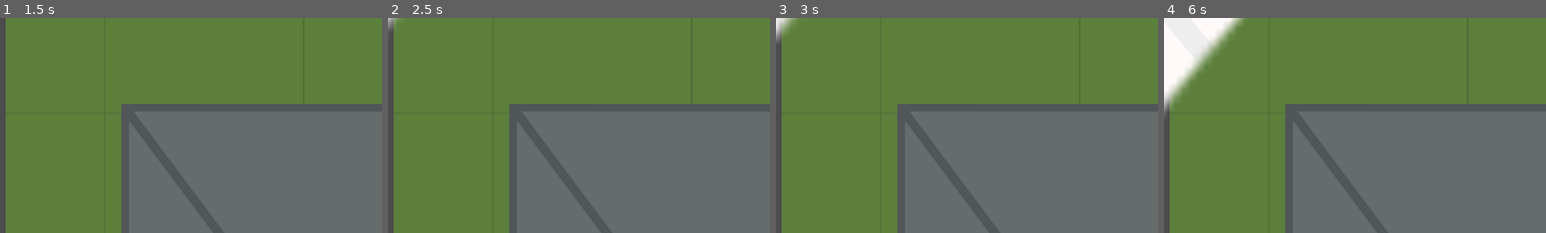
Above: before the commit, frames 1-4 (left to right).
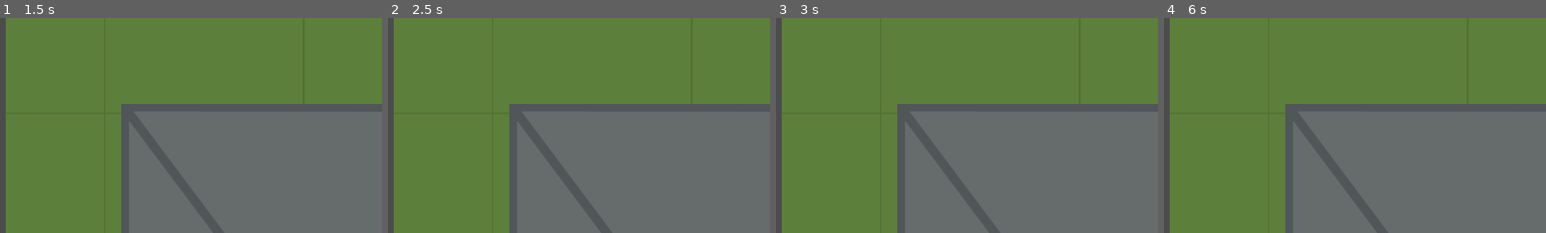
Above: after the commit, the same moments.

Repository: michalbie/Spinningeddon
Game: Godot game, scene res://Maps/BattleRoyaleMap/BattleRoyaleMap.tscn
Same seed, same stepped clock (60 frames per second), same inputs: the game is played once before the commit and once after it. This scene is started directly instead of the project's main scene.
Inputs (mouse positions are % of the whole screen's width and height, from its top left):
- Up to frame 1 (1.5 s): tap Enter at 0.5 s; move the mouse to (72, 45) at 0.52 s; press the mouse at (72, 45) at 0.53 s; tap Space at 1.25 s; move the mouse to (30, 55) at 1.27 s; release the mouse at (30, 55) at 1.28 s; right-click (30, 55) at 1.35 s
- Up to frame 2 (2.5 s): tap Enter at 2 s; move the mouse to (60, 28) at 2.02 s; press the mouse at (60, 28) at 2.03 s
- Up to frame 3 (3 s): move the mouse to (45, 70) at 2.77 s; release the mouse at (45, 70) at 2.78 s; right-click (45, 70) at 2.85 s
- Up to frame 4 (6 s): move the mouse to (80, 65) at 3.52 s; press the mouse at (80, 65) at 3.53 s; move the mouse to (20, 35) at 4.27 s; release the mouse at (20, 35) at 4.28 s; right-click (20, 35) at 4.35 s; move the mouse to (55, 50) at 5.02 s; press the mouse at (55, 50) at 5.03 s; move the mouse to (35, 25) at 5.77 s; release the mouse at (35, 25) at 5.78 s; right-click (35, 25) at 5.85 s
The pictures show only the part of the screen within x 0-50%, y 0-50%; the shares and areas given below are measured in that part.

Frame 1 is identical in both runs. In frame 2, 0.1% of the frame differs, in the area x 0-3%, y 0-6%; in frame 3, 0.3%; in frame 4, 4.8%, in the area x 0-21%, y 0-45%.

Commit message:
Add files via upload

Diff:
--- a/Maps/BattleRoyaleMap/BattleRoyaleMap.tscn
+++ b/Maps/BattleRoyaleMap/BattleRoyaleMap.tscn
@@ -1484,7 +1484,7 @@
 scale = Vector2( 0.134726, 13.7381 )
 
 [node name="ConcreteWall17" parent="." instance=ExtResource( 22 )]
-position = Vector2( 8519.94, 8168.46 )
+position = Vector2( 8513.67, 8172.46 )
 rotation = 0.547919
 scale = Vector2( 0.134, 13.738 )
 
@@ -2074,6 +2074,7 @@
 position = Vector2( 2459.46, 3437.26 )
 rotation = -2.06575
 scale = Vector2( 1.51687, 1.51687 )
+z_index = 0
 
 [node name="CafeteriaRoof" parent="." instance=ExtResource( 30 )]
 position = Vector2( 11312.5, 4299.44 )
@@ -2106,7 +2107,6 @@
 [node name="Monument" parent="." instance=ExtResource( 26 )]
 position = Vector2( 1104.58, 2755.04 )
 rotation = 1.04191
-z_index = 1
 
 [node name="PlayingField" parent="." instance=ExtResource( 1 )]
 margin_left = 13043.2
@@ -2709,7 +2709,7 @@
 scale = Vector2( 0.780652, 0.780652 )
 
 [node name="Lamp7" parent="." instance=ExtResource( 32 )]
-position = Vector2( 9994.43, 3020.54 )
+position = Vector2( 10003.7, 3043.83 )
 rotation = 5.66984
 scale = Vector2( 0.780652, 0.780652 )
 
@@ -3087,3 +3087,4 @@
 scale = Vector2( 1.682, 1.859 )
 
 [node name="Zone" parent="." instance=ExtResource( 3 )]
+visible = false
